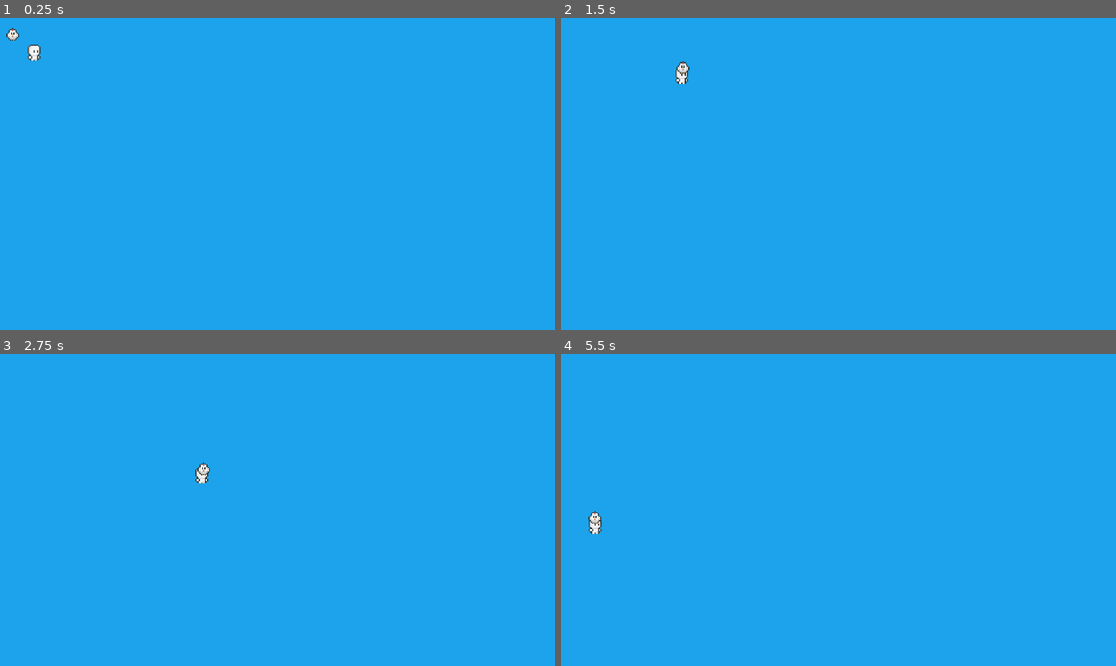
Above: before the commit, frames 1-4 (two rows, left to right).
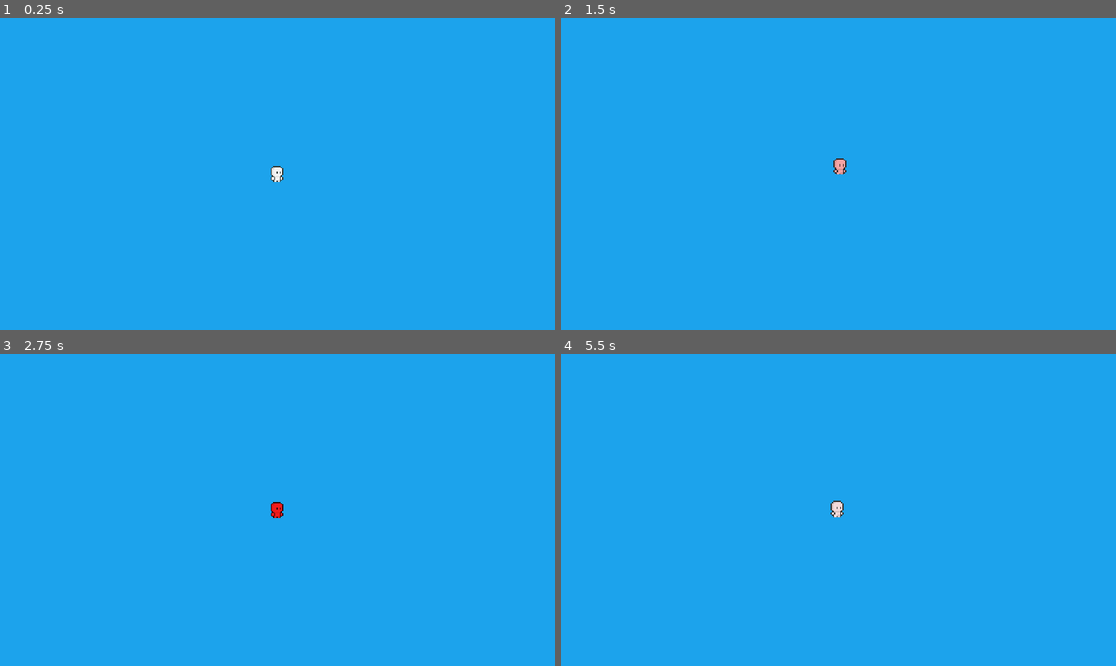
Above: after the commit, the same moments.

Repository: Lord-of-Madness/GameJam2024
Game: Godot game, scene res://Scenes/enemy.tscn
The game is run twice, just before and just after one commit, with the same random seed, the same clock (stepped at 60 frames per second) and the same inputs. This scene is started directly instead of the project's main scene.
Inputs:
- Up to frame 1 (0.25 s): no input
- Up to frame 2 (1.5 s): hold D (right) 0.53-1.28 s; hold S (down) from 1.28 s (still down)
- Up to frame 3 (2.75 s): release S (down) at 2.03 s; hold D (right) from 2.03 s (still down)
- Up to frame 4 (5.5 s): release D (right) at 2.78 s; hold W (up) 2.78-3.53 s; hold A (left) 3.53-5.03 s; hold S (down) from 5.03 s (still down)

The runs differ from the first frame. In frame 1, 0.3% of the frame differs, in the area x 1-52%, y 3-53%; in frame 2, 0.3%; in frame 3, 0.2%; in frame 4, 0.3%.

Commit message:
Adding combat (for enemies)

Diff:
--- a/Characters/Base_character.tscn
+++ b/Characters/Base_character.tscn
@@ -29,4 +29,6 @@
 [node name="CollisionShape2D" type="CollisionShape2D" parent="ConversionRing"]
 shape = SubResource("CircleShape2D_m7q2e")
 
+[node name="Camera2D" type="Camera2D" parent="."]
+
 [connection signal="body_entered" from="ConversionRing" to="ConversionRing" method="_on_body_entered"]
--- a/Scenes/enemy.tscn
+++ b/Scenes/enemy.tscn
@@ -1,11 +1,49 @@
-[gd_scene load_steps=4 format=3 uid="uid://dc0yu32iay8ld"]
+[gd_scene load_steps=7 format=3 uid="uid://dc0yu32iay8ld"]
 
 [ext_resource type="Script" path="res://Scripts/enemy.gd" id="1_qqwst"]
-[ext_resource type="Texture2D" uid="uid://bm0d1hpom8i70" path="res://Art/Hana Caraka Animals - Free/Chicken/Chicken down.png" id="2_c8xqb"]
+[ext_resource type="Texture2D" uid="uid://36nu0822lmjp" path="res://Art/Basic Undead Animations/Bound Cadaver/BoundCadaver.png" id="2_c8abk"]
 
 [sub_resource type="CapsuleShape2D" id="CapsuleShape2D_i1lgf"]
 radius = 7.0
 height = 14.0
+
+[sub_resource type="Animation" id="Animation_xxi8w"]
+resource_name = "Idle"
+length = 2.5
+loop_mode = 1
+tracks/0/type = "value"
+tracks/0/imported = false
+tracks/0/enabled = true
+tracks/0/path = NodePath(".:frame")
+tracks/0/interp = 1
+tracks/0/loop_wrap = true
+tracks/0/keys = {
+"times": PackedFloat32Array(0.0333333, 0.5, 0.9, 1.23333, 1.63333, 2.06667),
+"transitions": PackedFloat32Array(1, 1, 1, 1, 1, 1),
+"update": 1,
+"values": [0, 1, 2, 1, 3, 1]
+}
+
+[sub_resource type="Animation" id="Animation_ao5pi"]
+length = 0.001
+tracks/0/type = "value"
+tracks/0/imported = false
+tracks/0/enabled = true
+tracks/0/path = NodePath(".:frame")
+tracks/0/interp = 1
+tracks/0/loop_wrap = true
+tracks/0/keys = {
+"times": PackedFloat32Array(0),
+"transitions": PackedFloat32Array(1),
+"update": 1,
+"values": [0]
+}
+
+[sub_resource type="AnimationLibrary" id="AnimationLibrary_1yqnd"]
+_data = {
+"Idle": SubResource("Animation_xxi8w"),
+"RESET": SubResource("Animation_ao5pi")
+}
 
 [node name="Enemy" type="CharacterBody2D"]
 script = ExtResource("1_qqwst")
@@ -15,8 +53,12 @@
 shape = SubResource("CapsuleShape2D_i1lgf")
 
 [node name="Sprite2D" type="Sprite2D" parent="."]
-texture = ExtResource("2_c8xqb")
-hframes = 6
-vframes = 2
+texture = ExtResource("2_c8abk")
+hframes = 4
 region_enabled = true
-region_rect = Rect2(0, 0, 96, 32)
+region_rect = Rect2(0, 0, 64, 16)
+
+[node name="AnimationPlayer" type="AnimationPlayer" parent="Sprite2D"]
+libraries = {
+"": SubResource("AnimationLibrary_1yqnd")
+}
--- a/Scripts/character_movement.gd
+++ b/Scripts/character_movement.gd
@@ -1,6 +1,10 @@
 extends CharacterBody2D
 
 @export var move_speed : float = 100
+
+var Health:int = 20
+
+var rng = RandomNumberGenerator.new()
 
 func _physics_process(_delta):
 	# Get input direction
@@ -21,3 +25,21 @@
 
 	# Move and Slide function uses velocity of character body to move character on map
 	move_and_slide()
+func take_damage(damage:int):
+	Health-=damage
+	camera_shake(Vector2.ZERO)
+	flash_modulate(Color.RED)
+
+func camera_shake(startpos):
+	var dur = 0.3
+	var tween = create_tween()
+	var cam = get_viewport().get_camera_2d()
+	for i in range(0,9):
+		tween.tween_property(cam,"position",startpos+Vector2(rng.randfn()*5,rng.randfn()*5),dur/10)
+	tween.tween_property(cam,"position",startpos,dur/10)
+
+
+func flash_modulate(color:Color):
+	var tween = create_tween()
+	tween.tween_property(self,"modulate",color,0.3)
+	tween.tween_property(self,"modulate",Color.WHITE,0.3)
--- a/Scripts/enemy.gd
+++ b/Scripts/enemy.gd
@@ -1,9 +1,37 @@
 extends CharacterBody2D
 class_name Enemy
 
+@export_group("GameProperties")
+@export_subgroup("Combat Properties")
+##Attacks per Second
+@export var AttackSpeed : float= 1.0
+##Attacks range in tiles
+@export var AttackRange : int= 1
+##Damage dealt
+@export var damage : int= 1
 
+var canAttack:bool  = true
+var Cooldown:float = 0
+
+var animPlayer:AnimationPlayer
 const SPEED = 70.0
 var Active = false
+func _ready() -> void:
+	animPlayer = get_node("Sprite2D/AnimationPlayer")
+	animPlayer.play("Idle")
+
+
+
+func _process(delta: float) -> void:
+	if not canAttack:
+		Cooldown-=delta
+		if(Cooldown<=0):
+			canAttack = true
+
+	else:
+		if(BaseCharacter.position.distance_to(position)<AttackRange*16):
+			attack()
+			BaseCharacter.take_damage(damage)
 
 
 func _physics_process(delta: float) -> void:
@@ -11,3 +39,9 @@
 	var target = BaseCharacter.position
 	velocity = position.direction_to(target)*SPEED
 	move_and_slide()
+
+
+
+func attack():
+	canAttack = false
+	Cooldown = 1/AttackSpeed
